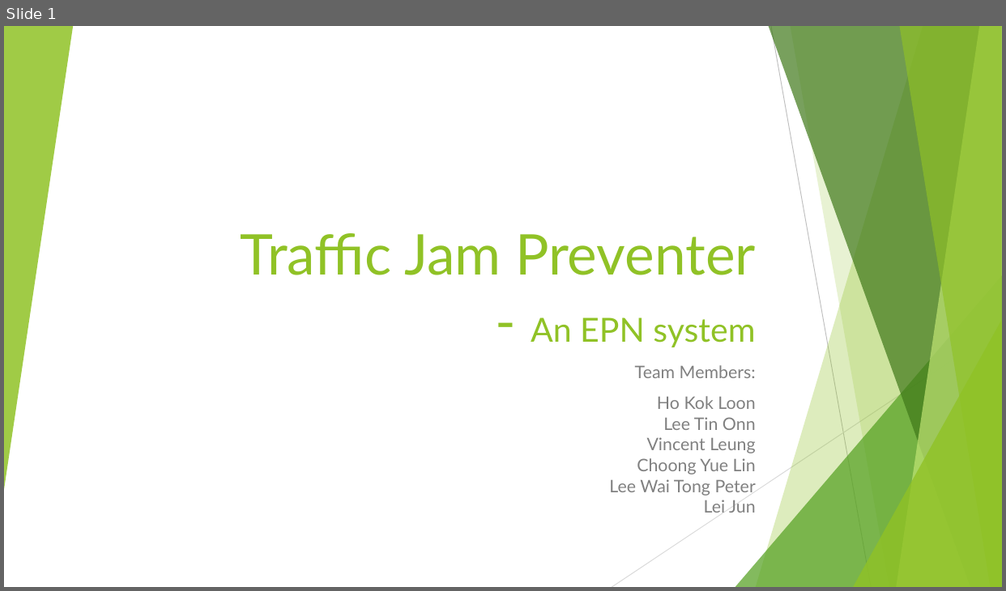
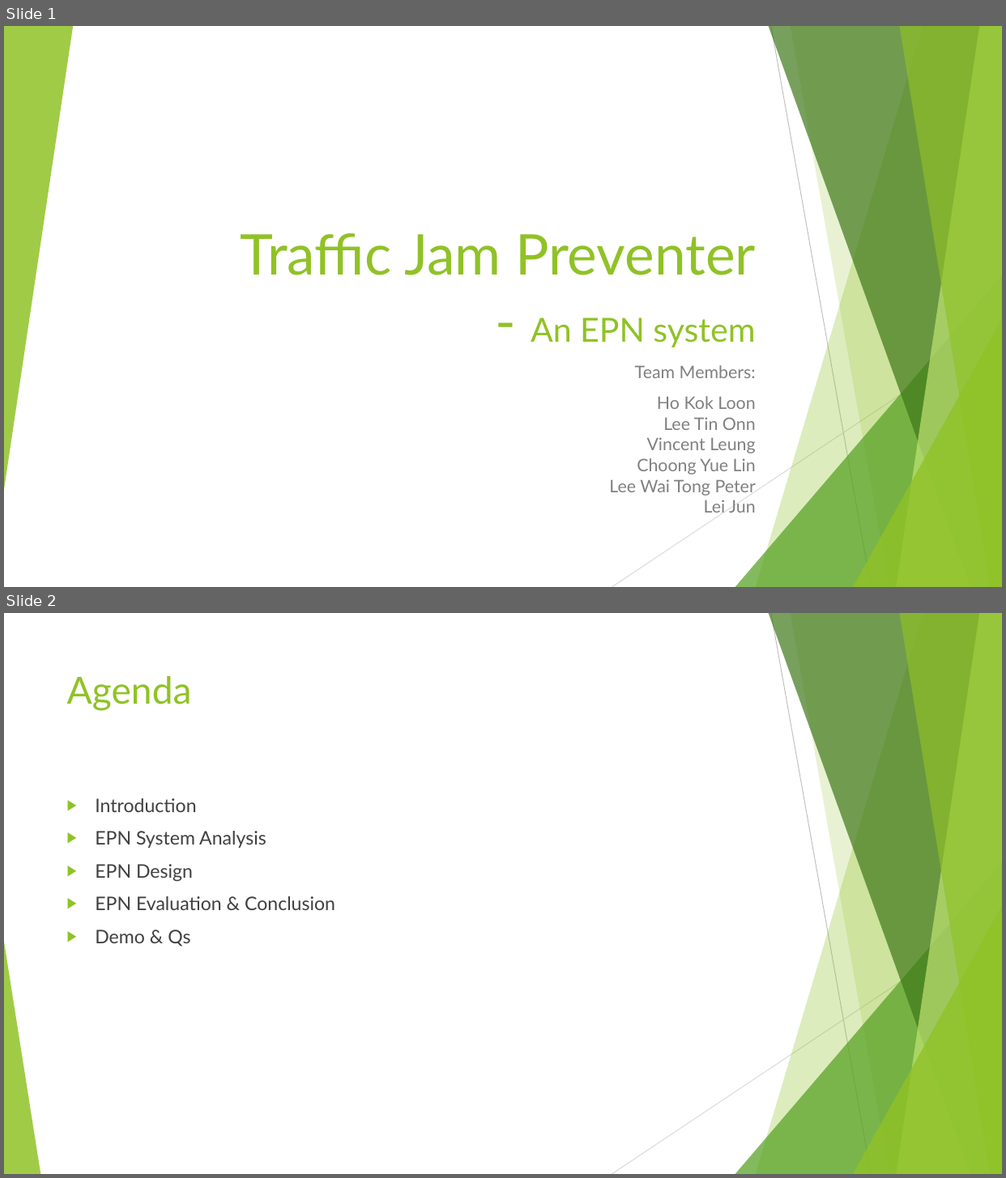
Before and after one commit to arynchoong/MTech-KE-SMID, a slide deck: reports/Traffic Jam Preventer System.pptx. Shown one above the other, each under a label of ours: slide 1 before the commit, slides 1 and 2 after it. The pictures are 1006x591 and 1006x1178 pixels, drawn with LibreOffice and Linux fonts; fonts in the diff are those of the drawing. Boxes give left, top, right and bottom in pixels: in the first picture for what was removed or moved away, otherwise in the second. Text is boxed around its words. In the diff, an @@ line names an element or a change of style, - is before the commit and + after.

```diff
--- a/reports/Traffic Jam Preventer System.pptx
+++ b/reports/Traffic Jam Preventer System.pptx
@@ slide 2 added at [4, 613, 1002, 1174], background #FFFFFF; not listed: 9 template elements that a slide beside it also shows @@
@@ title added at [67, 676, 192, 711], 36 pt, text #90C226 @@
+Agenda
@@ text added at [95, 798, 335, 947], 18 pt, text #404040 @@
+▶ Introduction
+▶ EPN System Analysis
+▶ EPN Design
+▶ EPN Evaluation & Conclusion
+▶ Demo & Qs
@@ triangle added at [4, 942, 40, 1174], fill #90C226 at 85% opacity @@
```
Also in this commit, not shown: 5 slides changed, 1 other slide added, 1 slide removed.
